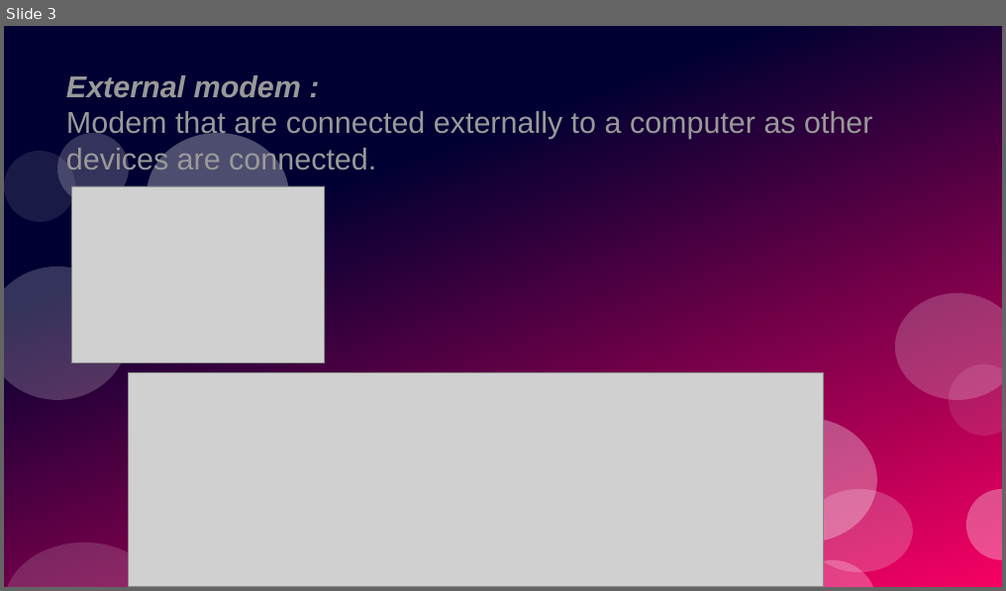
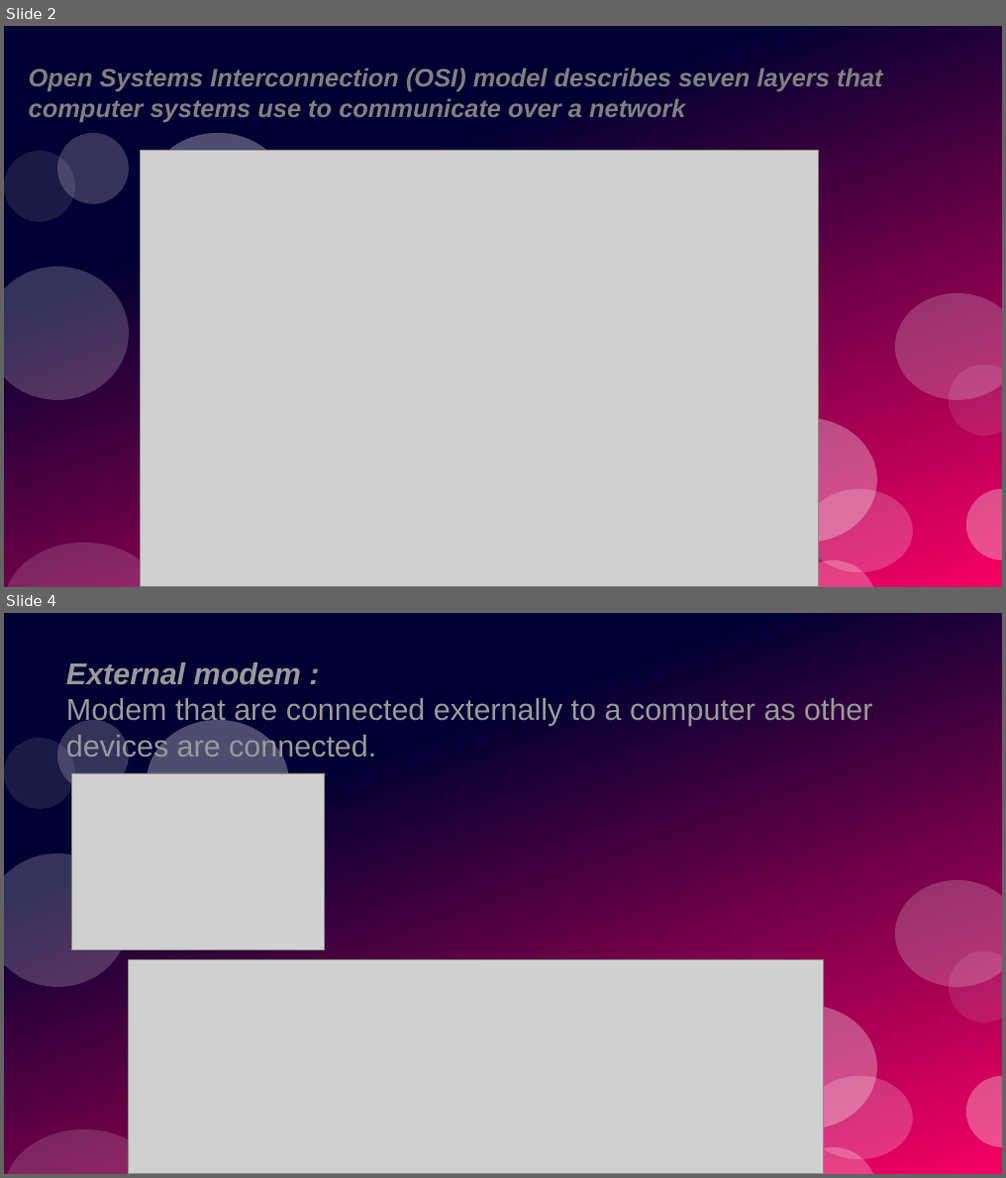
Before and after one commit to rudnesh/school, a slide deck: computer.odp. Shown one above the other, each under a label of ours: slide 3 before the commit, slides 2 and 4 after it; the slides between them are not shown. The pictures are 1006x591 and 1006x1178 pixels, drawn with LibreOffice and Linux fonts; fonts in the diff are those of the drawing; grey boxes stand for pictures. Boxes give left, top, right and bottom in pixels: in the first picture for what was removed or moved away, otherwise in the second. Text is boxed around its words. In the diff, an @@ line names an element or a change of style, - is before the commit and + after.

```diff
--- a/computer.odp
+++ b/computer.odp
@@ slide 2 added at <box>4,26,1002,587</box>, background #FFFFFF; not listed: 12 template elements that a slide beside it also shows @@
@@ text added at <box>29,68,883,122</box>, 20 pt, text #808080, bold, italic @@
+Open Systems Interconnection (OSI) model describes seven layers that computer systems use to communicate over a network
@@ picture added at <box>140,151,818,587</box> @@
@@ what was slide 3 is now slide 4 @@
```
Also in this commit, not shown: 4 slides changed, 17 other slides added, 1 slide removed.
